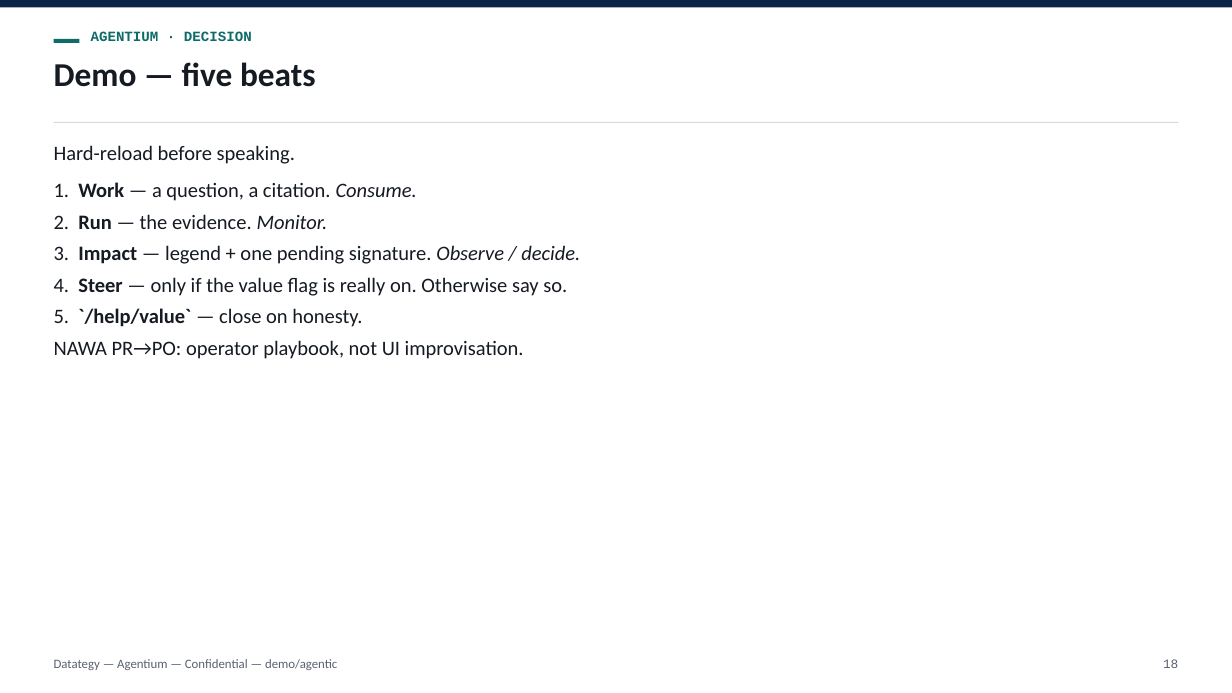
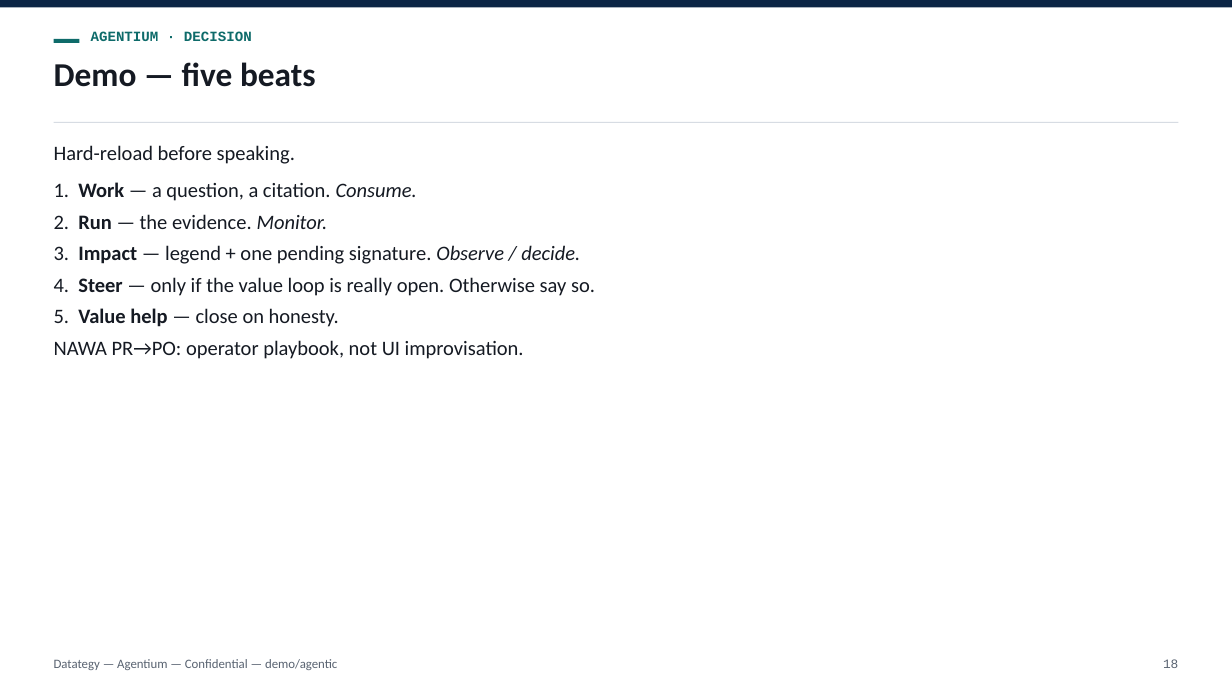
Before and after one commit to tishacian/hyusai, a slide deck: slide 18 of docs/deck-agentium-decision-adoption.en.pptx. Drawn at 1232x693 pixels with LibreOffice and Linux fonts; fonts in the diff are those of the drawing. Boxes give left, top, right and bottom in pixels: in the first picture for what was removed or moved away, otherwise in the second. Text is boxed around its words. In the diff, an @@ line names an element or a change of style, - is before the commit and + after.

```diff
--- a/docs/deck-agentium-decision-adoption.en.pptx
+++ b/docs/deck-agentium-decision-adoption.en.pptx
@@ text at box(54, 277, 595, 296): text changed @@
-4. Steer — only if the value flag is really on. Otherwise say so.
+4. Steer — only if the value loop is really open. Otherwise say so.
@@ text at box(54, 308, 339, 327): text changed @@
-5. `/help/value` — close on honesty.
+5. Value help — close on honesty.
```
Also in this commit, not shown: 12 other slides changed, 16 other files.
